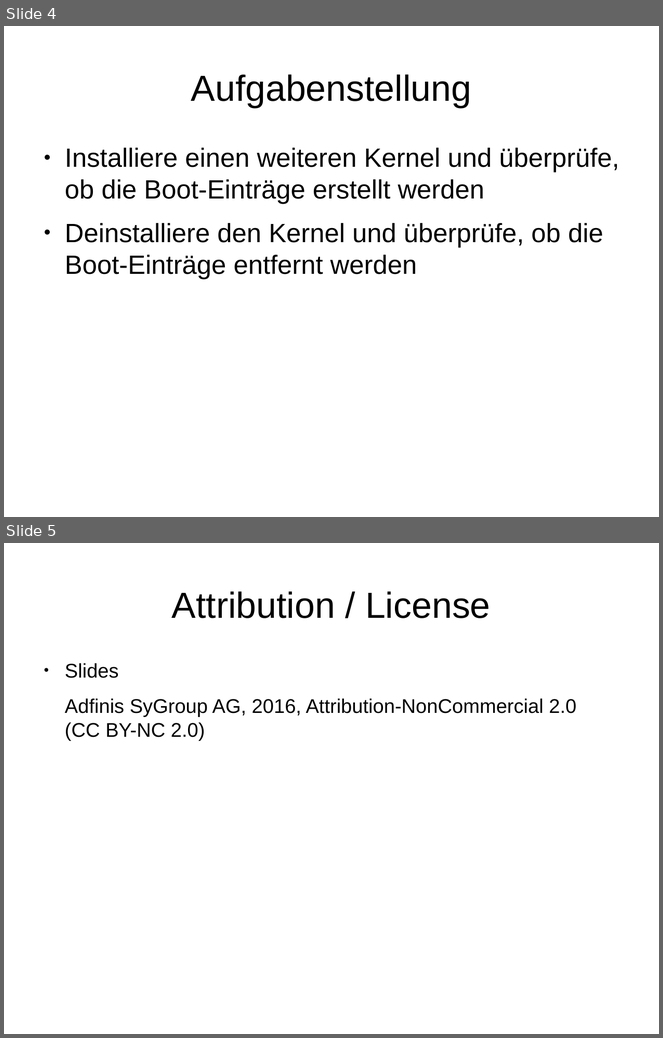
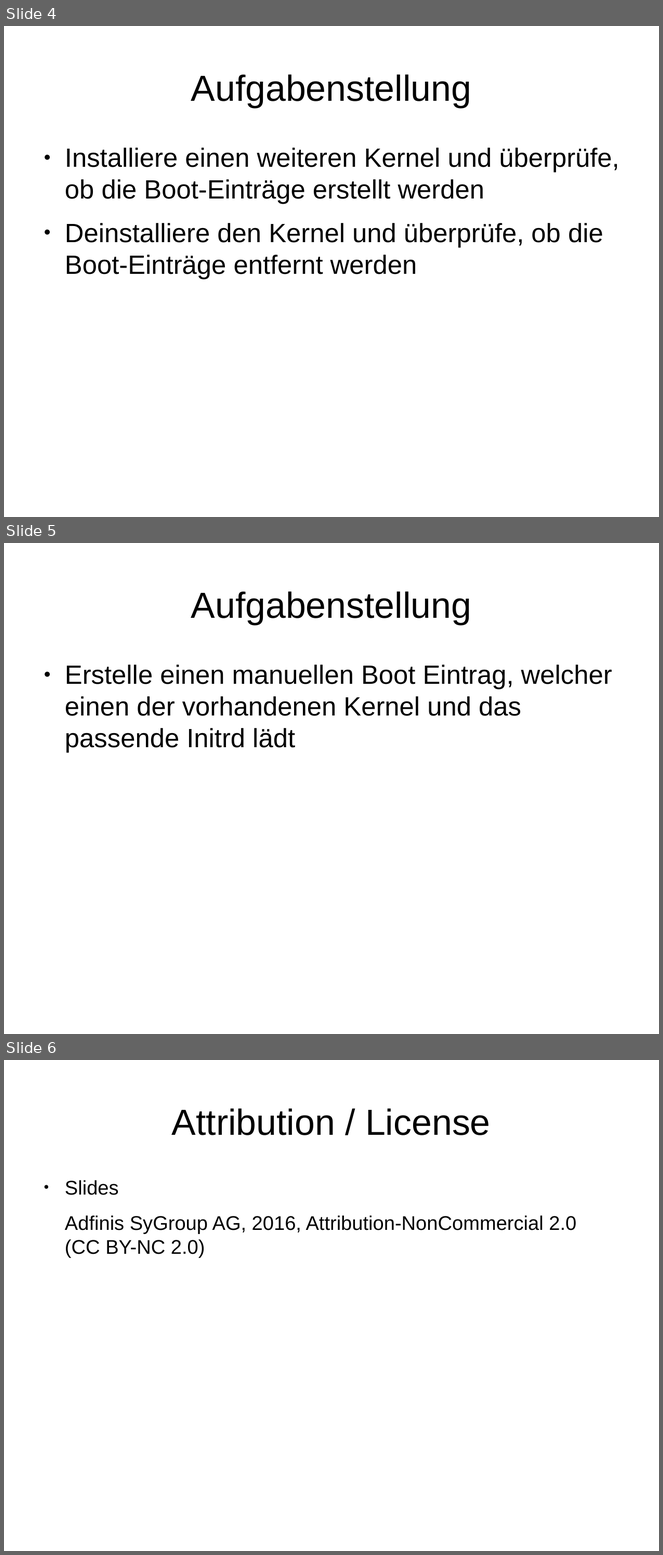
Before and after one commit to adfinis/adsy-trainings, a slide deck: SSA_SUSE-System-Administration/1004_grub2/modul_grub2_1004_03_handson.odp. Shown one above the other, each under a label of ours: slides 4 and 5 before the commit, slides 4, 5 and 6 after it. The pictures are 663x1038 and 663x1555 pixels, drawn with LibreOffice and Linux fonts; fonts in the diff are those of the drawing. Boxes give left, top, right and bottom in pixels: in the first picture for what was removed or moved away, otherwise in the second. Text is boxed around its words. In the diff, an @@ line names an element or a change of style, - is before the commit and + after.

```diff
--- a/SSA_SUSE-System-Administration/1004_grub2/modul_grub2_1004_03_handson.odp
+++ b/SSA_SUSE-System-Administration/1004_grub2/modul_grub2_1004_03_handson.odp
@@ slide 5 added at [4,543,659,1034], background #FFFFFF @@
@@ title added at [191,591,471,625], 44 pt, text #000000 @@
+Aufgabenstellung
@@ text added at [65,665,612,753], 32 pt, text #000000 @@
+● Erstelle einen manuellen Boot Eintrag, welcher einen der vorhandenen Kernel und das passende Initrd lädt
@@ what was slide 5 is now slide 6 @@
```
Also in this commit, not shown: 4 other files.
